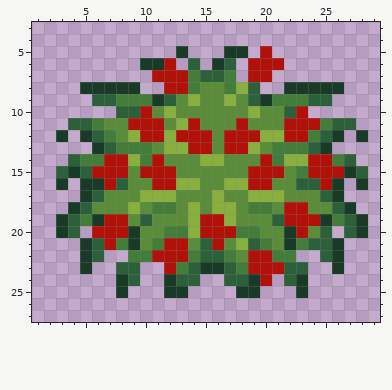
Pixel-art sprite, stored at The Fallen Guardian/Assets/Art/Environment/Beach/Bush/Beach_RedBush.png. The picture above was drawn from the file before the commit.
The file is 32x32 pixels. Shown: x 1..29, y 3..27.
Once edited:
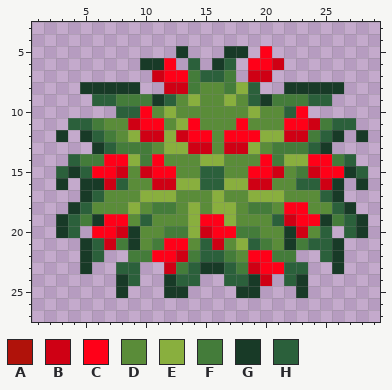
Palette (. is transparent): A #b0120a  B #cf0014  C #ff0018  D #5a8c39  E #89af3e  F #447c3a  G #183a27  H #2b603b
What changed:
y 5: x 20 A -> C
y 6: x 12 A -> C; x 19..21 AAA -> CCB
y 7: x 11..13 AAA -> BCC; x 19..20 AA -> BB
y 8: x 12..13 AA -> BB
y 10: x 10 A -> C; x 23 A -> C
y 11: x 9..11 AAA -> BCC; x 14 A -> C; x 18 A -> C; x 22..24 AAA -> CCB
y 12: x 10..11 AA -> BB; x 13..15 AAA -> BCC; x 17..19 AAA -> CCC; x 22..23 AA -> BB
y 13: x 14..15 AA -> BB; x 17..18 AA -> BB
y 14: x 7..8 AA -> CC; x 11 A -> C; x 20 A -> C; x 24..25 AA -> CC
y 15: x 6..8 AAA -> CCB; x 10..12 AAA -> BCC; x 15..16 DD -> HH; x 19..21 AAA -> CCB; x 24..26 AAA -> BCC
y 16: x 7 A -> B; x 11..12 AA -> BB; x 15..16 DD -> HH; x 19..20 AA -> BB; x 25 A -> B
y 18: x 22..23 AA -> CC
y 19: x 7..8 AA -> CC; x 15..16 AA -> CC; x 22..24 AAA -> BCC
y 20: x 6..8 AAA -> CCB; x 15..17 AAA -> BCC; x 23 A -> B
y 21: x 7 A -> B; x 12..13 AA -> CC; x 16 A -> B
y 22: x 11..13 AAA -> CCB; x 19..20 AA -> CC
y 23: x 12 A -> B; x 19..21 AAA -> BCC
y 24: x 20 A -> B
Changed places in both pictures, as pixel boxes (x1, y1, x2, y2):
changed: (92, 46, 344, 286)
